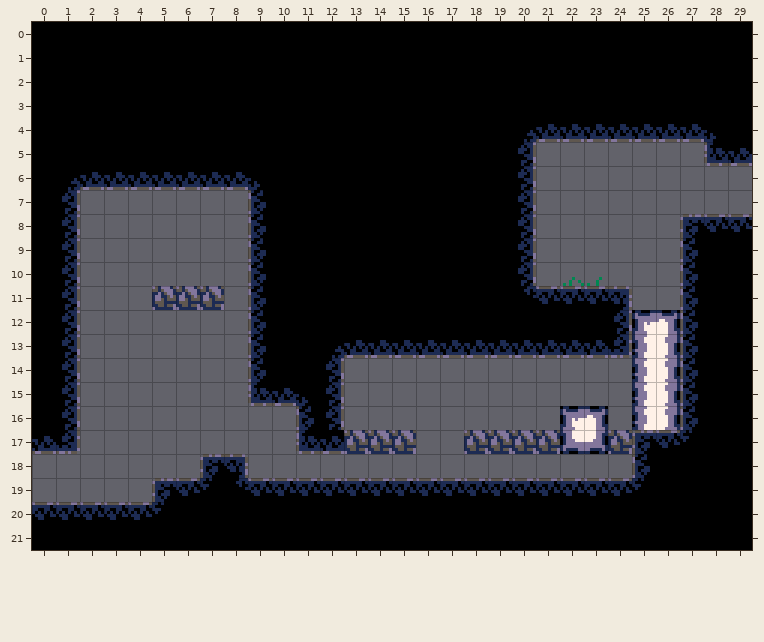
Level history. Tiled map: assets/tiled/maps/b05.tmx. That is the earlier state.
Cells are 8x8 px. Shown: x 0..29, y 0..21.
Once edited:
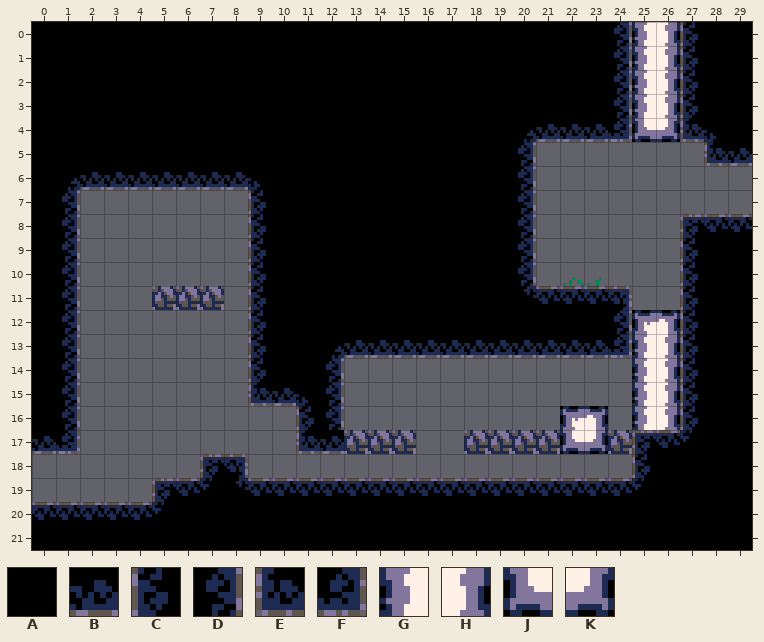
Key: from "tileset": A 0, B 1 turned 180, C 1 turned 270, D 1 turned 90, E 2 turned 180, F 2 turned 90, G 34 "heat", H 36 "heat", J 50 "heat", K 52 "heat".
_ is an empty cell.
Edits made:
Layer "Tiles":
Tile C replaces tile A in rows 0 to 3 at x 27.
Tile D replaces tile A in rows 0 to 3 at x 24.
Tile E replaces tile B in row 4 at x 27.
Tile F replaces tile B in row 4 at x 24.
Tile G replaces tile A in rows 0 to 3 at x 25.
Tile H replaces tile A in rows 0 to 3 at x 26.
Tile J replaces tile B in row 4 at x 25.
Tile K replaces tile B in row 4 at x 26.
Where, in picture pixels (left, top, right, bottom), the same in both pictures:
changed: (608, 22, 704, 142)
